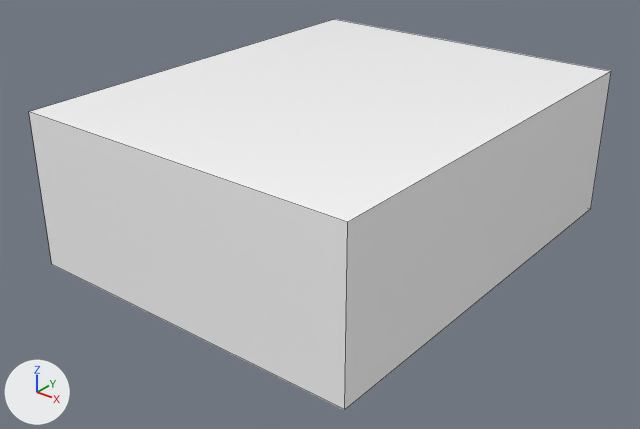
The FBX model Assets/Art/classroom_01.fbx as it was, and as the next commit left it.
The view is the same before and after, from a camera (50 mm lens) standing at (11.13, -14.58, 9.4) and looking at (0.0, -0.66, 0.78). Lighting does not change. The marker at lower left points along +X, +Y and +Z. Mesh edges are drawn as thin lines. Where no turn or scale is listed for an object, it has been applied to the vertices.

In view in the first picture: 'classroom_01'.
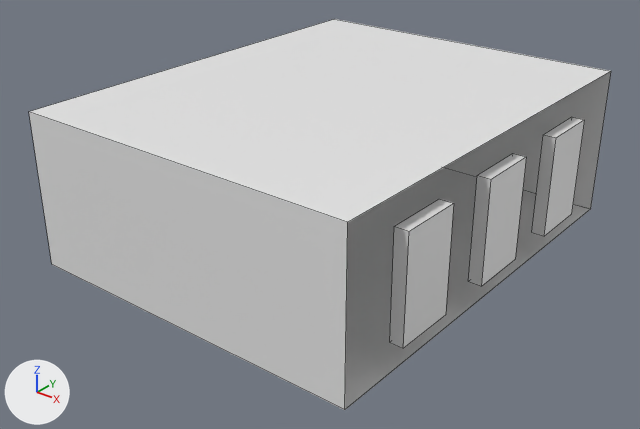
Where the change shows, as pixel boxes (x1, y1, x2, y2) in the pictures (640 x 429 px):
part 1 of me_classroom_01_ncl1_1, built on: before (345, 71, 611, 410); after (390, 117, 584, 349)
part 2 of me_classroom_01_ncl1_1, recoloured: (29, 38, 610, 410) in both

What changed in the scene script:
```text
Change me_classroom_01_ncl1_1:
    used by ob_classroom_01; location = (0.0, 0.0, 0.0)
    remove me_classroom_01_ncl1_1.from_pydata(...)  # 8 vertices, 6 faces; spans x -4.0..4.0, y -5.0..5.0, z 0.0..3.5
    add me_classroom_01_ncl1_1.from_pydata(...)  # 40 vertices, 24 faces, 4 loose edges; spans x -4.13..4.29, y -5.0..5.0, z 0.0..3.5
    me_classroom_01_ncl1_1 part 1
    1 face is deleted
    12 vertices are added at x 4.0, y -3.73..3.05, z 0.68..2.93
    12 new vertices lie (0.29, 0.0, 0.0) away from vertices in x 4.0, y -3.73..3.05, z 0.68..2.93
    3 loose edges are added
    15 new faces join them
    me_classroom_01_ncl1_1 part 2: 4 faces spanning x -4.0..4.0, y -5.0..5.0, z 0.0..3.5 switch from mat_classroom_walls_sh_01 (white #ffffff) to no material
```
